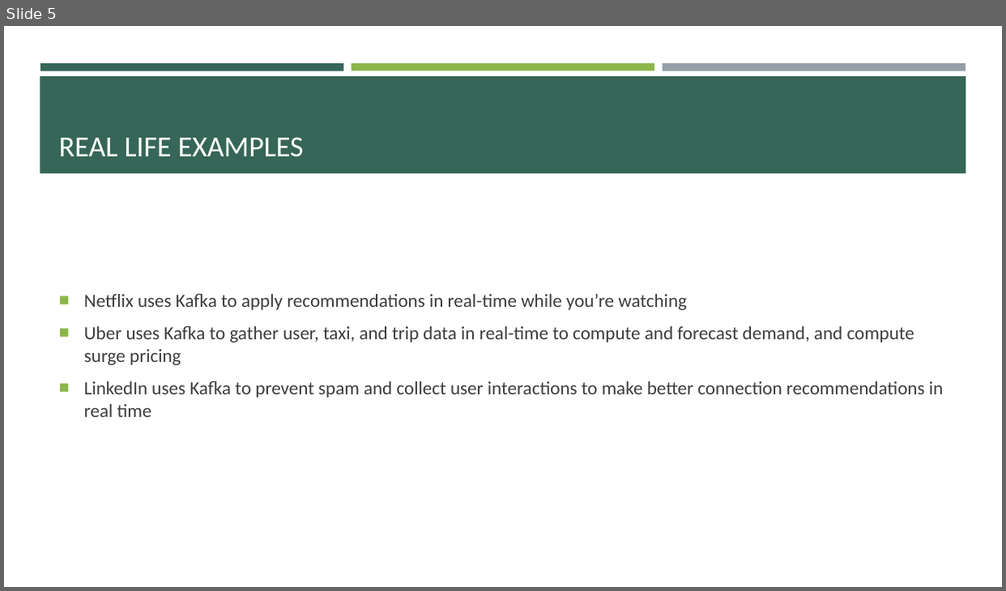
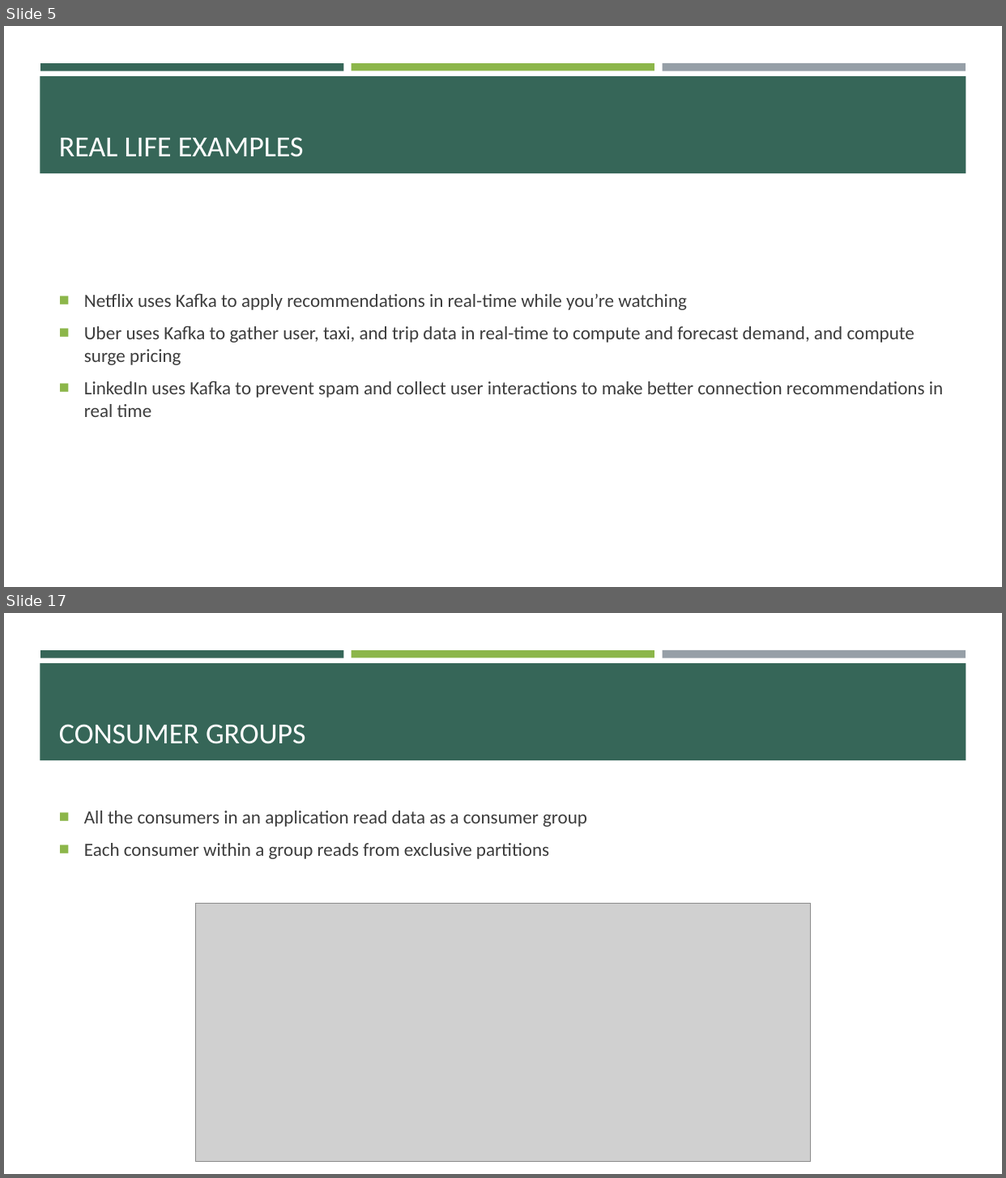
Before and after one commit to e-m-wilson/data_engineering, a slide deck: kafka/Kafka.pptx. Shown one above the other, each under a label of ours: slide 5 before the commit, slides 5 and 17 after it; the slides between them are not shown. The pictures are 1006x591 and 1006x1178 pixels, drawn with LibreOffice and Linux fonts; fonts in the diff are those of the drawing; grey boxes stand for pictures. Boxes give left, top, right and bottom in pixels: in the first picture for what was removed or moved away, otherwise in the second. Text is boxed around its words. In the diff, an @@ line names an element or a change of style, - is before the commit and + after.

```diff
--- a/kafka/Kafka.pptx
+++ b/kafka/Kafka.pptx
@@ slide 17 added at (x1=4, y1=613, x2=1002, y2=1174), background #FFFFFF; not listed: 4 template elements that a slide beside it also shows @@
@@ title added at (x1=59, y1=724, x2=306, y2=744), 28 pt, text #FFFFFF @@
+CONSUMER GROUPS
@@ text added at (x1=84, y1=811, x2=587, y2=859), 18 pt, text #3D3D3D @@
+■ All the consumers in an application read data as a consumer group
+■ Each consumer within a group reads from exclusive partitions
@@ picture added at (x1=196, y1=904, x2=811, y2=1161) @@
```
Also in this commit, not shown: 32 other slides added, 2 other files.
